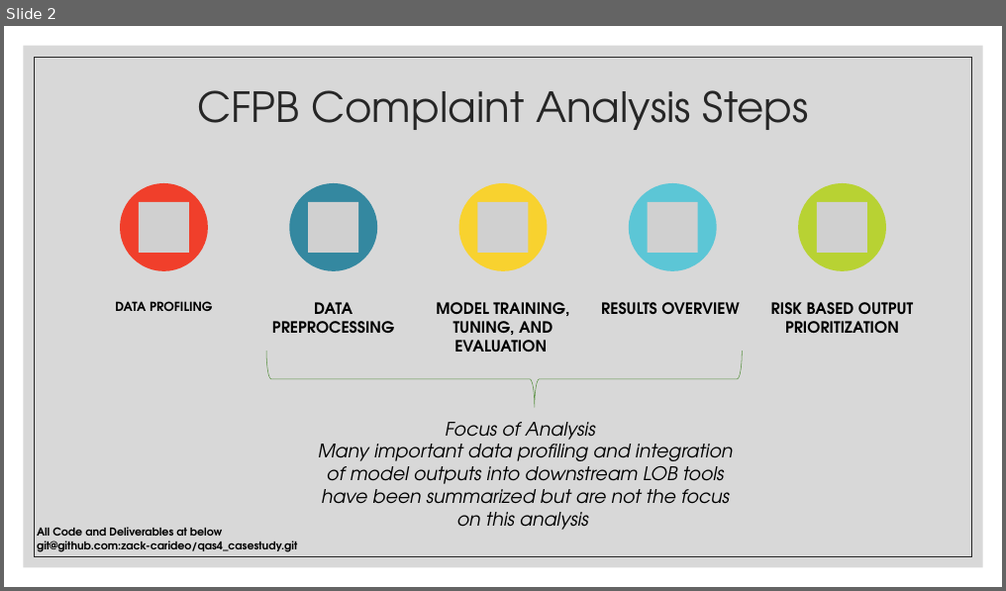
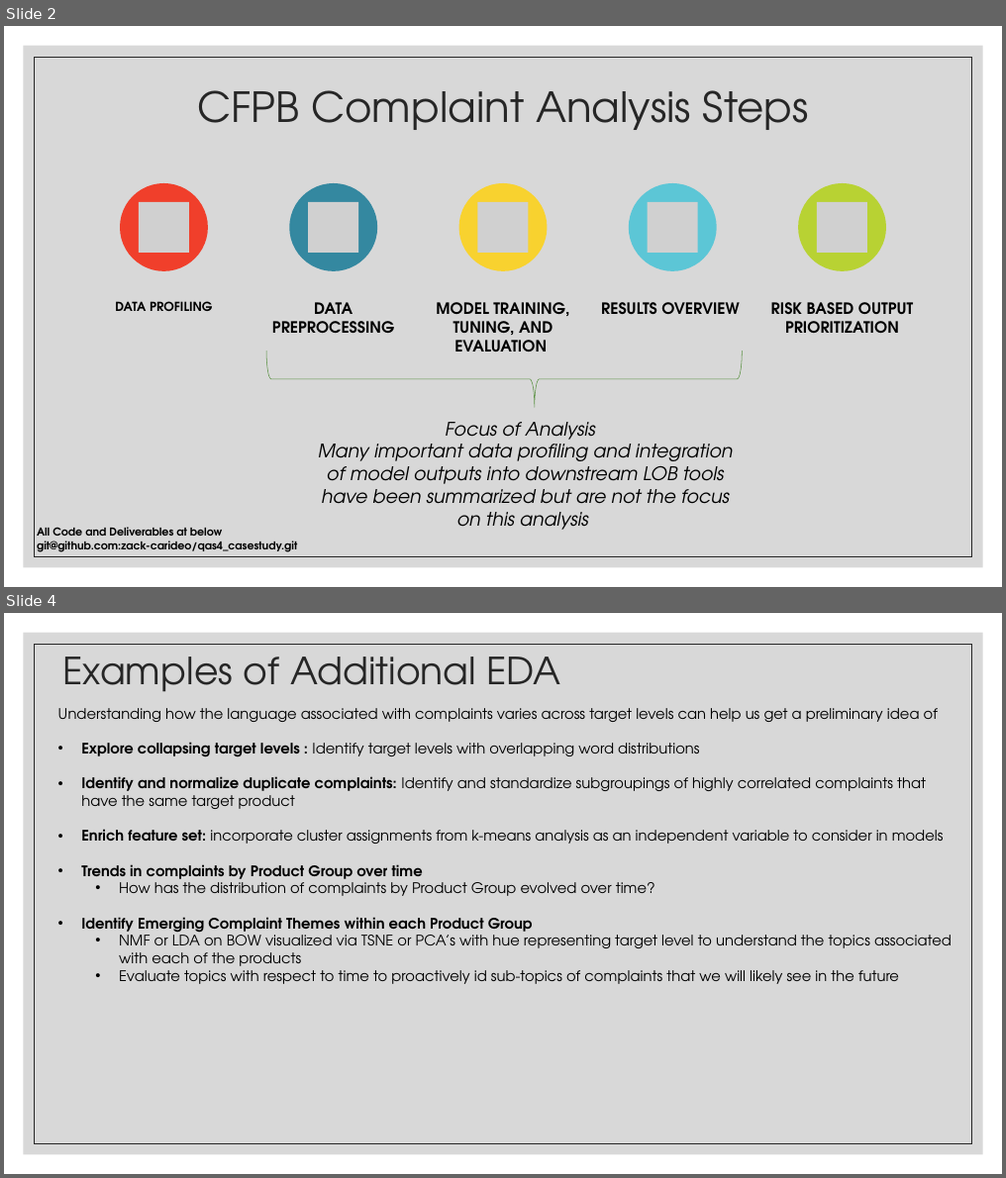
Before and after one commit to zack-carideo/qas4_casestudy, a slide deck: CFPB Complaint Modeling.pptx. Shown one above the other, each under a label of ours: slide 2 before the commit, slides 2 and 4 after it; the slides between them are not shown. The pictures are 1006x591 and 1006x1178 pixels, drawn with LibreOffice and Linux fonts; fonts in the diff are those of the drawing; grey boxes stand for pictures. Boxes give left, top, right and bottom in pixels: in the first picture for what was removed or moved away, otherwise in the second. Text is boxed around its words. In the diff, an @@ line names an element or a change of style, - is before the commit and + after.

```diff
--- a/CFPB Complaint Modeling.pptx
+++ b/CFPB Complaint Modeling.pptx
@@ slide 4 added at <box>4,613,1002,1174</box>, background #FFFFFF; not listed: 2 template elements that a slide beside it also shows @@
@@ title added at <box>63,657,561,692</box>, 36 pt, text #262626 @@
+Examples of Additional EDA
@@ text added at <box>58,708,951,984</box>, 14 pt, text #000000 @@
+Understanding how the language associated with complaints varies across target levels can help us get a preliminary idea of
+• Explore collapsing target levels : Identify target levels with overlapping word distributions
+• Identify and normalize duplicate complaints: Identify and standardize subgroupings of highly correlated complaints that have the same target product
+• Enrich feature set: incorporate cluster assignments from k-means analysis as an independent variable to consider in models
+• Trends in complaints by Product Group over time
+  • How has the distribution of complaints by Product Group evolved over time?
+• Identify Emerging Complaint Themes within each Product Group
+  • NMF or LDA on BOW visualized via TSNE or PCA’s with hue representing target level to understand the topics associated with each of the products
+  • Evaluate topics with respect to time to proactively id sub-topics of complaints that we will likely see in the future
```
Also in this commit, not shown: 15 slides changed, 1 slide removed.
